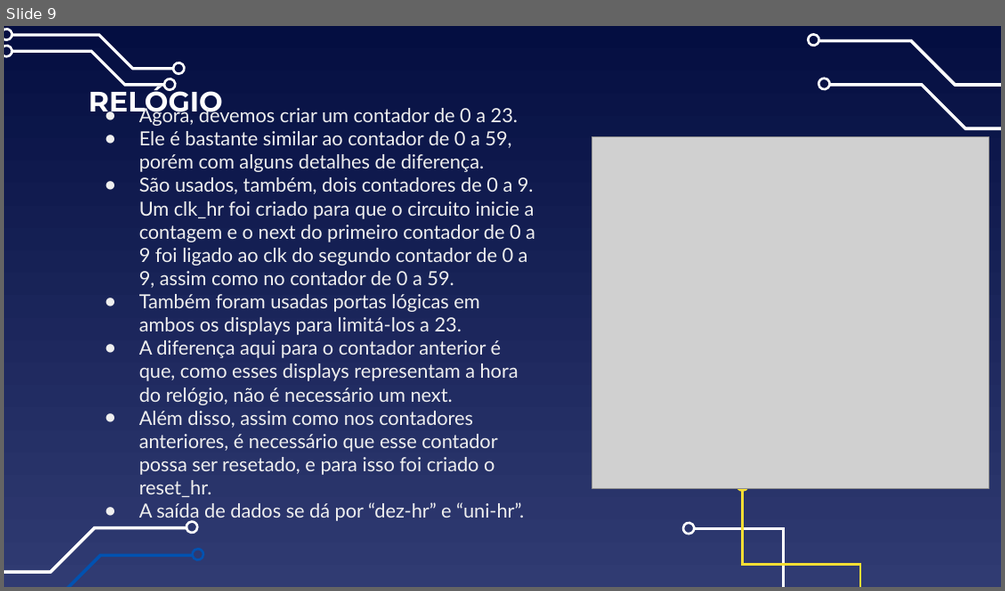
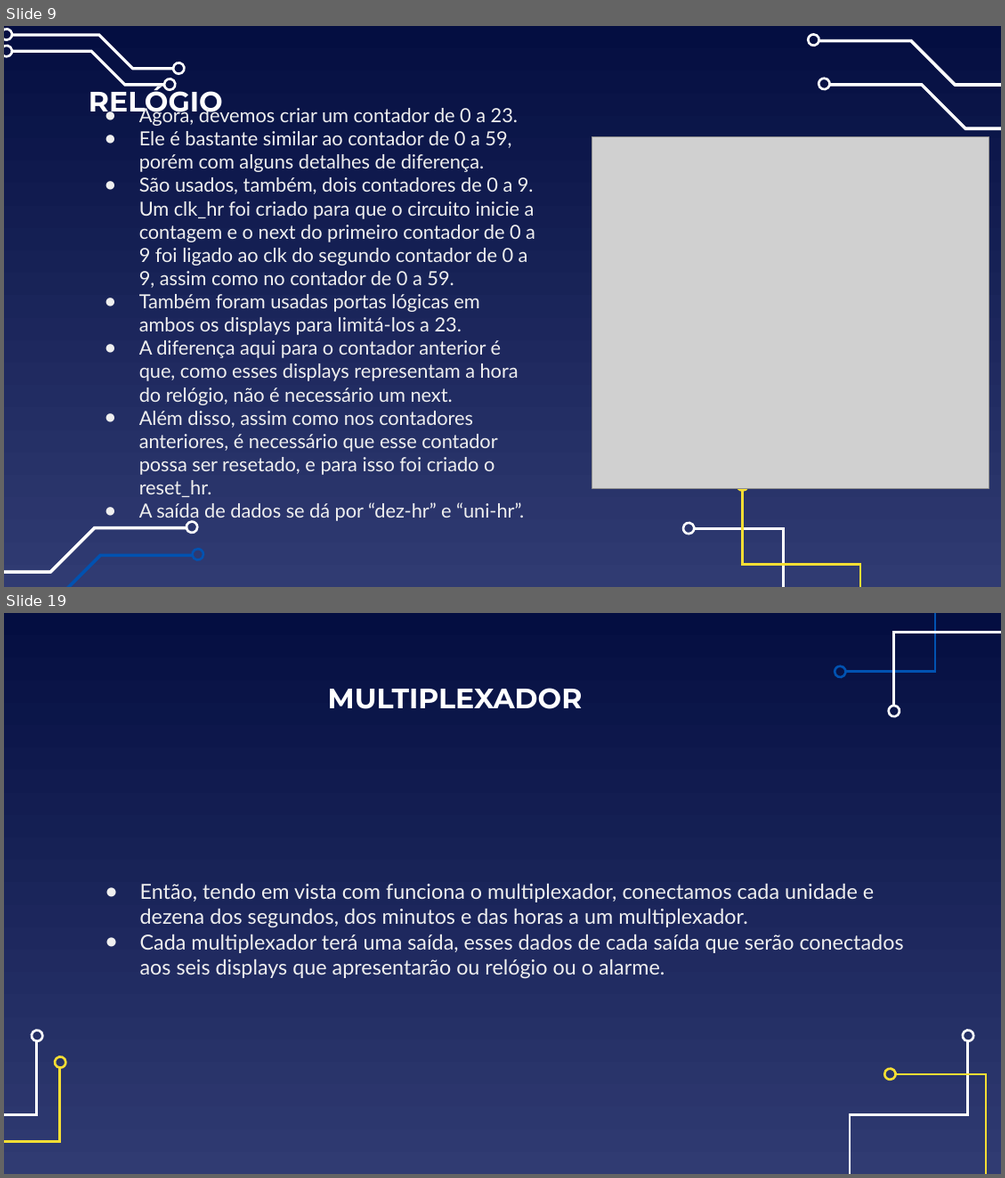
Before and after one commit to IgorTorquatto/Circuitos_Digitais, a slide deck: Trabalho_2_Circuitos_Digitais/TRABALHO.pptx. Shown one above the other, each under a label of ours: slide 9 before the commit, slides 9 and 19 after it; the slides between them are not shown. The pictures are 1005x591 and 1005x1178 pixels, drawn with LibreOffice and Linux fonts; fonts in the diff are those of the drawing; grey boxes stand for pictures. Boxes give left, top, right and bottom in pixels: in the first picture for what was removed or moved away, otherwise in the second. Text is boxed around its words. In the diff, an @@ line names an element or a change of style, - is before the commit and + after.

```diff
--- a/Trabalho_2_Circuitos_Digitais/TRABALHO.pptx
+++ b/Trabalho_2_Circuitos_Digitais/TRABALHO.pptx
@@ slide 19 added at (4,613,1001,1174), background gradient #040E41 to #303B72 @@
@@ title added at (328,688,582,709), 27 pt, text #FFFFFF, bold @@
+MULTIPLEXADOR
@@ group added at (834,613,1001,718): 4 freeform shapes @@
@@ text added at (140,884,904,979), 20 pt, text #EFEFEF @@
+● Então, tendo em vista com funciona o multiplexador, conectamos cada unidade e dezena dos segundos, dos minutos e das horas a um multiplexador.
+● Cada multiplexador terá uma saída, esses dados de cada saída que serão conectados aos seis displays que apresentarão ou relógio ou o alarme.
@@ freeform shape added at (30,1028,42,1041), outline #FFFFFF 2.25 pt @@
@@ freeform shape added at (961,1028,973,1041), outline #FFFFFF 2.25 pt @@
@@ freeform shape added at (4,1040,37,1174), outline #FFFFFF 2.25 pt @@
@@ freeform shape added at (53,1055,65,1068), outline #F5DE34 2.25 pt @@
@@ freeform shape added at (850,1040,968,1174), outline #FFFFFF 2.25 pt @@
@@ freeform shape added at (4,1067,60,1174), outline #F5DE34 2.25 pt @@
@@ freeform shape added at (885,1067,898,1079), outline #F5DE34 2.25 pt @@
@@ freeform shape added at (896,1074,987,1174), outline #F5DE34 2.25 pt @@
```
Also in this commit, not shown: 10 other slides added, 10 other files.
